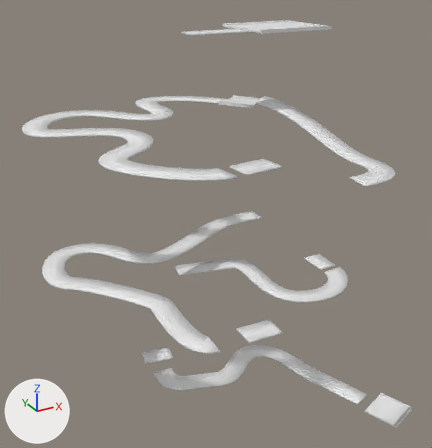
An edit to the FBX model Void Runner/Assets/Levels/Checkpoints 5, 6, and End.fbx, drawn before and after from the same camera.
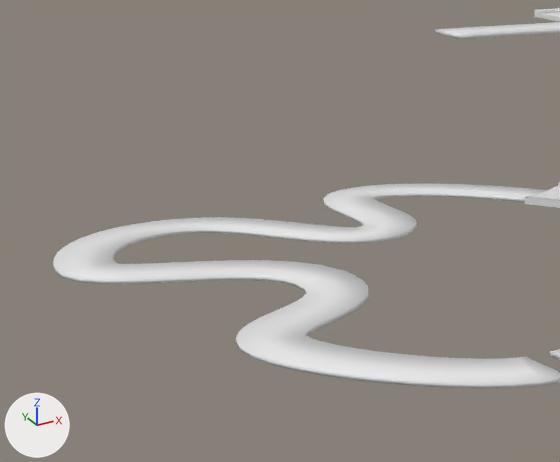
The first picture shows the older version from a camera (50 mm lens) standing at (-11.93, -15.58, 8.37) and looking at (-3.33, 0.05, 0.56). The close-ups show both versions on the part from 0% to 54% of the width and 4% to 47% of the height of that picture; other places that the commit changed are outside them. Lighting does not change. The marker at lower left points along +X, +Y and +Z. Where no turn or scale is listed for an object, it has been applied to the vertices.

Before the edit, the objects in view are built like this:
```python
me_béziercurve_047 = bpy.data.meshes.new('BézierCurve.047')
me_béziercurve_047.from_pydata(...)  # 340 vertices, 338 faces; spans x -6.52..0.85, y -7.9..0.97, z -0.06..0.01
me_béziercurve_048 = bpy.data.meshes.new('BézierCurve.048')
me_béziercurve_048.from_pydata(...)  # 52 vertices, 50 faces; spans x -1.0..1.0, y -0.35..0.35, z 0.0..0.05
ob_vanish_tut__1 = bpy.data.objects.new('Vanish Tut. 1', me_béziercurve_047)
ob_vanish_tut__1.location = (-2.16, 3.33, 3.93)
ob_vanish_tut__3 = bpy.data.objects.new('Vanish Tut. 3', me_béziercurve_048)
ob_vanish_tut__3.location = (-2.76, 1.08, 6.38)
```
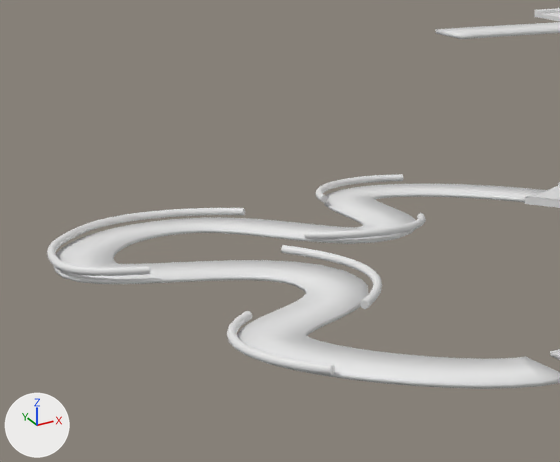
Where the newer file only moved an object's origin or applied its transform, the numbers keep the older frame.

Pixel boxes (x1, y1, x2, y2) of what changed, in the close-ups (560 x 462 px):
'Vanish Rail 3', added: after (47, 208, 245, 276)
'Vanish Rail 5', added: after (227, 311, 335, 375)
'Vanish Rail 4', added: after (281, 245, 382, 309)
'Vanish Rail 2', added: after (304, 213, 426, 239)
'Vanish Rail 1', added: after (315, 174, 403, 203)

What changed in the scene script:
```text
Add me_béziercurve_062:
    me_béziercurve_062.from_pydata(...)  # 444 vertices, 452 faces; spans x -1.13..1.79, y -1.58..1.47, z -0.07..0.08
Add me_béziercurve_060:
    me_béziercurve_060.from_pydata(...)  # 156 vertices, 164 faces; spans x -1.03..0.67, y -0.54..0.56, z -0.03..0.09
Add me_béziercurve_061:
    me_béziercurve_061.from_pydata(...)  # 156 vertices, 164 faces; spans x -0.83..1.02, y -0.46..0.37, z -0.02..0.14
Add me_béziercurve_065:
    me_béziercurve_065.from_pydata(...)  # 156 vertices, 164 faces; spans x -0.47..0.14, y -1.1..1.06, z -0.05..0.05
Add me_béziercurve_064:
    me_béziercurve_064.from_pydata(...)  # 156 vertices, 164 faces; spans x -0.07..0.57, y -1.25..1.32, z -0.08..0.08
Add ob_vanish_rail_3:
    ob_vanish_rail_3 = bpy.data.objects.new('Vanish Rail 3', me_béziercurve_062)
    ob_vanish_rail_3.location = (-7.59, 2.22, 4.01)
Add ob_vanish_rail_1:
    ob_vanish_rail_1 = bpy.data.objects.new('Vanish Rail 1', me_béziercurve_060)
    ob_vanish_rail_1.location = (-3.63, 3.9, 3.98)
Add ob_vanish_rail_2:
    ob_vanish_rail_2 = bpy.data.objects.new('Vanish Rail 2', me_béziercurve_061)
    ob_vanish_rail_2.location = (-4.75, 1.62, 3.93)
Add ob_vanish_rail_5:
    ob_vanish_rail_5 = bpy.data.objects.new('Vanish Rail 5', me_béziercurve_065)
    ob_vanish_rail_5.location = (-7.35, -2.36, 3.96)
Add ob_vanish_rail_4:
    ob_vanish_rail_4 = bpy.data.objects.new('Vanish Rail 4', me_béziercurve_064)
    ob_vanish_rail_4.location = (-6.1, -0.39, 4.0)
```
